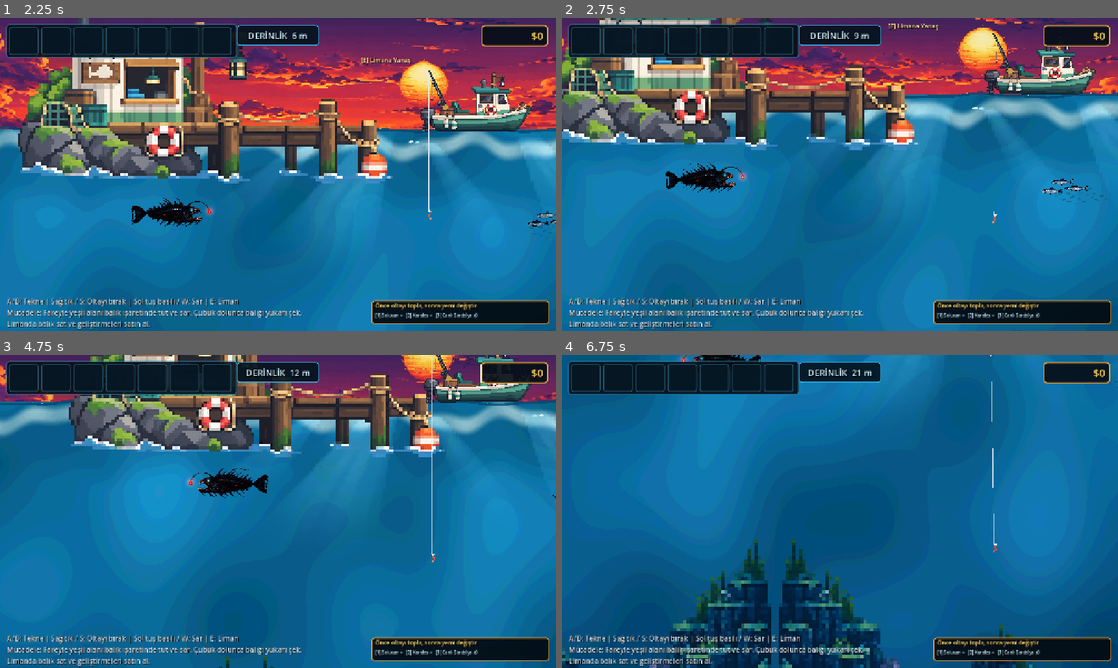
Above: before the commit, frames 1-4 (two rows, left to right).
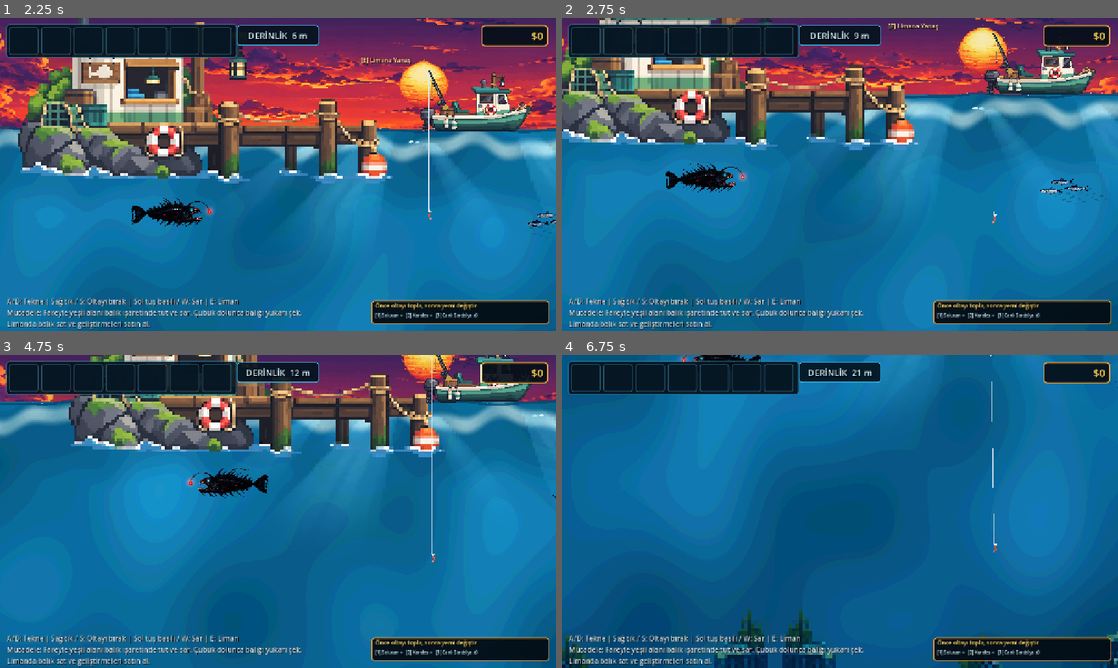
Above: after the commit, the same moments.

Repository: mirackayademir/TinyFisher
Game: Godot game, scene res://scenes/world.tscn
Two runs of this game, one before a commit and one after it. Both use one fixed random seed, a clock stepped at 60 frames per second and the inputs below.
Inputs (mouse positions are in pixels of both pictures, inside the frame that each line leads up to):
- Up to frame 1 (2.25 s): tap Enter at 0.5 s; move the mouse to (400, 158) at 0.52 s; hold D (move_right) 0.53-1.28 s; tap E (dock) at 0.6 s; click (400, 158) at 0.67 s; move the mouse to (166, 190) at 1.27 s; hold S 1.28-2.03 s; tap 1 at 1.35 s; move the mouse to (333, 105) at 2.02 s; hold D (move_right) from 2.03 s (still down); tap 2 at 2.1 s
- Up to frame 2 (2.75 s): keep holding D (move_right)
- Up to frame 3 (4.75 s): move the mouse to (250, 574) at 2.77 s; release D (move_right) at 2.78 s; hold W 2.78-3.53 s; tap 3 at 2.85 s; click (250, 574) at 2.92 s; move the mouse to (444, 558) at 3.52 s; hold A (move_left) from 3.53 s (still down); tap E (dock) at 3.6 s; move the mouse to (111, 464) at 4.27 s; tap 1 at 4.35 s
- Up to frame 4 (6.75 s): move the mouse to (867, 511) at 5.02 s; release A (move_left) at 5.03 s; hold S 5.03-5.78 s; tap 2 at 5.1 s; click (867, 511) at 5.17 s; move the mouse to (756, 433) at 5.77 s; hold D (move_right) 5.78-6.53 s; tap 3 at 5.85 s; move the mouse to (962, 495) at 6.52 s; hold W from 6.53 s (still down); tap E (dock) at 6.6 s

Frame 1 is identical in both runs. In frame 2, less than 0.1% of the frame differs, in the area x 86-95%, y 51-57%; in frame 3, less than 0.1%; in frame 4, 8.1%, in the area x 0-100%, y 58-100%.

Commit message:
Make underwater terrain loader deterministic and stop error flood

Diff:
--- a/scenes/underwater_terrain_runtime.gd
+++ b/scenes/underwater_terrain_runtime.gd
@@ -1,18 +1,16 @@
 extends Node
 
-# TinyFisher 20-100m arka-plan reef terrain runtime.
-# Bu sistem terrain PNG'sini tek dev sprite olarak esnetmez.
-# 1280px ekran-genisligi hucreleri halinde dunya koordinatlarina SABIT dizer.
-# Collision yoktur; baliklar ve kanca terrain'in onunden rahatca gecer.
+# TinyFisher 20-100m collision'siz arka-plan reef terrain runtime.
+# PNG import cache'e bagli degildir; kaynak PNG dosyasi runtime'da direkt okunur.
 
 const TERRAIN_TEXTURE_PATH: String = "res://assets/environment/terrain/underwater_terrain_20_100.png"
 const TERRAIN_NODE_NAME: String = "UnderwaterReefTerrain20To100"
-const LAYOUT_VERSION: int = 4
+const LAYOUT_VERSION: int = 5
 
 const WORLD_LEFT_X: float = -1000.0
 const WORLD_RIGHT_X: float = 11000.0
 const TARGET_TILE_WIDTH: float = 1280.0
-const TARGET_ROW_STEP: float = 650.0
+const TARGET_ROW_STEP: float = 620.0
 const START_DEPTH_METERS: float = 20.0
 const END_DEPTH_METERS: float = 100.0
 
@@ -20,18 +18,17 @@
 var _world: Node2D = null
 var _terrain_root: Node2D = null
 var _terrain_texture: Texture2D = null
-var _cropped_texture: Texture2D = null
+var _load_failed: bool = false
 
 
 func _ready() -> void:
 	process_mode = Node.PROCESS_MODE_ALWAYS
-	print("UNDERWATER TERRAIN V4: 20-100m sabit hucre sistemi hazir")
+	print("UNDERWATER TERRAIN V5: runtime direct PNG loader")
 
 
 func _process(_delta: float) -> void:
 	var current_scene: Node = get_tree().current_scene
 	if current_scene == null:
-		_reset_refs()
 		return
 
 	var current_id: int = current_scene.get_instance_id()
@@ -39,53 +36,30 @@
 		_scene_id = current_id
 		_world = current_scene as Node2D
 		_terrain_root = null
+		_load_failed = false
 
-	if _world == null:
+	if _world == null or _load_failed:
 		return
 
 	_ensure_terrain()
-
-
-func _reset_refs() -> void:
-	_scene_id = 0
-	_world = null
-	_terrain_root = null
 
 
 func _ensure_terrain() -> void:
 	if is_instance_valid(_terrain_root):
 		return
 
-	# SurfaceFoamSync'in eski tek-dev-sprite terrain'i varsa kaldir.
-	_remove_legacy_terrain_nodes()
+	_remove_old_terrain()
 
-	var existing: Node2D = _world.get_node_or_null(TERRAIN_NODE_NAME) as Node2D
-	if existing != null:
-		var version: int = int(existing.get_meta("layout_version", 0))
-		if version == LAYOUT_VERSION:
-			_terrain_root = existing
-			_ensure_surface_sync_proxy()
-			return
-		_world.remove_child(existing)
-		existing.queue_free()
-
-	var texture: Texture2D = _load_terrain_texture()
+	var texture: Texture2D = _load_png_direct()
 	if texture == null:
+		_load_failed = true
 		return
 
 	var source_size: Vector2 = texture.get_size()
 	if source_size.x <= 0.0 or source_size.y <= 0.0:
-		push_error("UNDERWATER TERRAIN: texture size gecersiz")
+		push_error("UNDERWATER TERRAIN: texture boyutu gecersiz")
+		_load_failed = true
 		return
-
-	# Ustteki gereksiz saf seffaf boslugun kucuk bir kismini kirpiyoruz.
-	# Boylece ilk kara parcalari gercekten 20m civarinda gorunmeye baslar.
-	var crop_top: float = floor(source_size.y * 0.05)
-	var crop_height: float = maxf(1.0, source_size.y - crop_top)
-	var atlas: AtlasTexture = AtlasTexture.new()
-	atlas.atlas = texture
-	atlas.region = Rect2(0.0, crop_top, source_size.x, crop_height)
-	_cropped_texture = atlas
 
 	_terrain_root = Node2D.new()
 	_terrain_root.name = TERRAIN_NODE_NAME
@@ -97,74 +71,93 @@
 
 	var y_start: float = _world_y_for_depth(START_DEPTH_METERS)
 	var y_end: float = _world_y_for_depth(END_DEPTH_METERS)
-	if y_end <= y_start:
-		y_start = 1080.0
-		y_end = 3850.0
+	var uniform_scale: float = TARGET_TILE_WIDTH / source_size.x
+	var tile_height: float = source_size.y * uniform_scale
+	var row_count: int = int(ceil((y_end - y_start) / TARGET_ROW_STEP)) + 1
 
-	var cropped_size: Vector2 = _cropped_texture.get_size()
-	var uniform_scale: float = TARGET_TILE_WIDTH / cropped_size.x
-	var tile_height: float = cropped_size.y * uniform_scale
-
-	# 20m'den 100m'ye kadar satirlar. Her satir bir oncekinden yarim hucre
-	# kaydirilir; tekrar hissi azalir ama hicbir sey kamera ile kaymaz.
-	var row_count: int = int(ceil((y_end - y_start) / TARGET_ROW_STEP)) + 1
 	for row: int in range(row_count):
 		var row_top: float = y_start + float(row) * TARGET_ROW_STEP
 		var row_center_y: float = row_top + tile_height * 0.5
 		var stagger: float = 0.0 if row % 2 == 0 else TARGET_TILE_WIDTH * 0.5
-		var start_x: float = WORLD_LEFT_X - stagger - TARGET_TILE_WIDTH * 0.5
-		var tile_index: int = 0
-		var x: float = start_x
+		var x: float = WORLD_LEFT_X - stagger + TARGET_TILE_WIDTH * 0.5
+		var column: int = 0
 
 		while x < WORLD_RIGHT_X + TARGET_TILE_WIDTH:
 			var sprite: Sprite2D = Sprite2D.new()
-			sprite.name = "Terrain_R%02d_C%02d" % [row, tile_index]
-			sprite.texture = _cropped_texture
+			sprite.name = "Terrain_R%02d_C%02d" % [row, column]
+			sprite.texture = texture
 			sprite.texture_filter = CanvasItem.TEXTURE_FILTER_NEAREST
 			sprite.centered = true
 			sprite.position = Vector2(x, row_center_y)
 
-			var flip: float = -1.0 if (row + tile_index) % 2 == 1 else 1.0
-			sprite.scale = Vector2(uniform_scale * flip, uniform_scale)
+			var flip_x: float = -uniform_scale if (row + column) % 2 == 1 else uniform_scale
+			sprite.scale = Vector2(flip_x, uniform_scale)
 
-			# Arka planda kalacak kadar soluk, ama kaybolmayacak kadar belirgin.
-			var depth_t: float = clampf(float(row) / maxf(float(row_count - 1), 1.0), 0.0, 1.0)
-			var brightness: float = lerpf(0.92, 0.72, depth_t)
-			sprite.modulate = Color(brightness * 0.84, brightness * 0.94, brightness, 0.82)
-			sprite.z_index = 0
+			var depth_t: float = clampf(
+				float(row) / maxf(float(row_count - 1), 1.0),
+				0.0,
+				1.0
+			)
+			var brightness: float = lerpf(0.92, 0.70, depth_t)
+			sprite.modulate = Color(
+				brightness * 0.82,
+				brightness * 0.92,
+				brightness,
+				0.78
+			)
 			_terrain_root.add_child(sprite)
 
 			x += TARGET_TILE_WIDTH
-			tile_index += 1
-
-	# Eski SurfaceFoamSync terrain fonksiyonunun tekrar devreye girmesini engeller.
-	_ensure_surface_sync_proxy()
+			column += 1
 
 	print(
-		"UNDERWATER TERRAIN V4: texture=", source_size,
-		" tile=", Vector2(TARGET_TILE_WIDTH, tile_height),
+		"UNDERWATER TERRAIN V5 OK | source=", source_size,
 		" rows=", row_count,
 		" y=", Vector2(y_start, y_end),
 		" collision=OFF"
 	)
 
 
-func _remove_legacy_terrain_nodes() -> void:
-	# Eski terrain dogrudan World altinda olabilir.
-	var direct_old: Node = _world.get_node_or_null(TERRAIN_NODE_NAME)
-	if direct_old != null and int(direct_old.get_meta("layout_version", 0)) != LAYOUT_VERSION:
-		_world.remove_child(direct_old)
-		direct_old.queue_free()
+func _load_png_direct() -> Texture2D:
+	if _terrain_texture != null:
+		return _terrain_texture
 
-	# Onceki SurfaceFoamSync surumleri BackgroundDecorLayer altina kuruyordu.
+	var absolute_path: String = ProjectSettings.globalize_path(TERRAIN_TEXTURE_PATH)
+	if not FileAccess.file_exists(absolute_path):
+		push_error("UNDERWATER TERRAIN: PNG DOSYASI YOK | " + absolute_path)
+		return null
+
+	var image: Image = Image.new()
+	var err: Error = image.load(absolute_path)
+	if err != OK:
+		push_error(
+			"UNDERWATER TERRAIN: PNG OKUNAMADI | error=%d | %s"
+			% [err, absolute_path]
+		)
+		return null
+
+	if image.get_width() <= 0 or image.get_height() <= 0:
+		push_error("UNDERWATER TERRAIN: PNG bos image verdi")
+		return null
+
+	_terrain_texture = ImageTexture.create_from_image(image)
+	return _terrain_texture
+
+
+func _remove_old_terrain() -> void:
+	var old_direct: Node = _world.get_node_or_null(TERRAIN_NODE_NAME)
+	if old_direct != null:
+		_world.remove_child(old_direct)
+		old_direct.queue_free()
+
 	var background_layer: Node = _world.get_node_or_null(
 		"EnvironmentLayers/UnderwaterLayers/BackgroundDecorLayer"
 	)
 	if background_layer != null:
-		var old_named: Node = background_layer.get_node_or_null(TERRAIN_NODE_NAME)
-		if old_named != null and not bool(old_named.get_meta("terrain_proxy", false)):
-			background_layer.remove_child(old_named)
-			old_named.queue_free()
+		var old_background: Node = background_layer.get_node_or_null(TERRAIN_NODE_NAME)
+		if old_background != null:
+			background_layer.remove_child(old_background)
+			old_background.queue_free()
 
 		var old_foundation: Node = background_layer.get_node_or_null("UnderwaterTerrainFoundation")
 		if old_foundation != null:
@@ -172,75 +165,19 @@
 			old_foundation.queue_free()
 
 
-func _ensure_surface_sync_proxy() -> void:
-	var background_layer: Node2D = _world.get_node_or_null(
-		"EnvironmentLayers/UnderwaterLayers/BackgroundDecorLayer"
-	) as Node2D
-	if background_layer == null:
-		return
-
-	var existing: Node = background_layer.get_node_or_null(TERRAIN_NODE_NAME)
-	if existing != null:
-		if bool(existing.get_meta("terrain_proxy", false)):
-			return
-		background_layer.remove_child(existing)
-		existing.queue_free()
-
-	var proxy: Node2D = Node2D.new()
-	proxy.name = TERRAIN_NODE_NAME
-	proxy.visible = false
-	proxy.set_meta("terrain_proxy", true)
-	proxy.set_meta("collisionless", true)
-	background_layer.add_child(proxy)
-
-
-func _load_terrain_texture() -> Texture2D:
-	if _terrain_texture != null:
-		return _terrain_texture
-
-	# Once Godot'un normal ResourceLoader yolunu dene.
-	if ResourceLoader.exists(TERRAIN_TEXTURE_PATH):
-		var resource: Resource = ResourceLoader.load(
-			TERRAIN_TEXTURE_PATH,
-			"Texture2D",
-			ResourceLoader.CACHE_MODE_REUSE
-		)
-		if resource is Texture2D:
-			_terrain_texture = resource as Texture2D
-			return _terrain_texture
-
-	# Import cache henuz hazir degilse kaynak PNG'yi mutlak disk yolundan oku.
-	var image: Image = Image.new()
-	var absolute_path: String = ProjectSettings.globalize_path(TERRAIN_TEXTURE_PATH)
-	var load_error: Error = image.load(absolute_path)
-	if load_error != OK:
-		push_error(
-			"UNDERWATER TERRAIN: PNG okunamadi | %s | absolute=%s | error=%d"
-			% [TERRAIN_TEXTURE_PATH, absolute_path, load_error]
-		)
-		return null
-
-	_terrain_texture = ImageTexture.create_from_image(image)
-	return _terrain_texture
-
-
 func _world_y_for_depth(depth_meters: float) -> float:
 	var boat: Node2D = _world.get_node_or_null("Boat") as Node2D
 	var hook: Node2D = _world.get_node_or_null("Boat/Hook") as Node2D
 	if boat == null or hook == null:
-		# Mevcut oyunun 100m test olcegine gore guvenli fallback.
 		return 392.6 + depth_meters * 34.5
 
-	var start_position_variant: Variant = hook.get("start_position")
-	var max_depth_variant: Variant = hook.get("max_depth")
-	var max_depth_meters_variant: Variant = hook.get("max_depth_meters")
+	var max_depth_pixels: float = float(hook.get("max_depth"))
+	var max_depth_meters: float = float(hook.get("max_depth_meters"))
+	var hook_start_y: float = hook.position.y
+	var start_variant: Variant = hook.get("start_position")
+	if start_variant is Vector2:
+		hook_start_y = (start_variant as Vector2).y
 
-	var hook_start_y: float = hook.position.y
-	if start_position_variant is Vector2:
-		hook_start_y = (start_position_variant as Vector2).y
-
-	var max_depth_pixels: float = float(max_depth_variant)
-	var max_depth_meters: float = float(max_depth_meters_variant)
 	if max_depth_pixels <= 0.0 or max_depth_meters <= 0.0:
 		return 392.6 + depth_meters * 34.5
 
